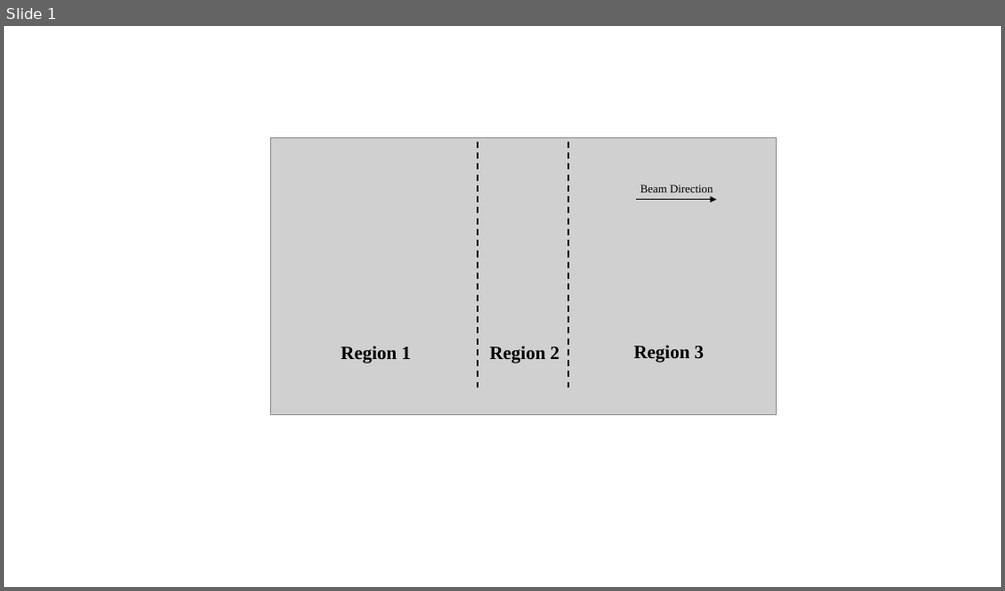
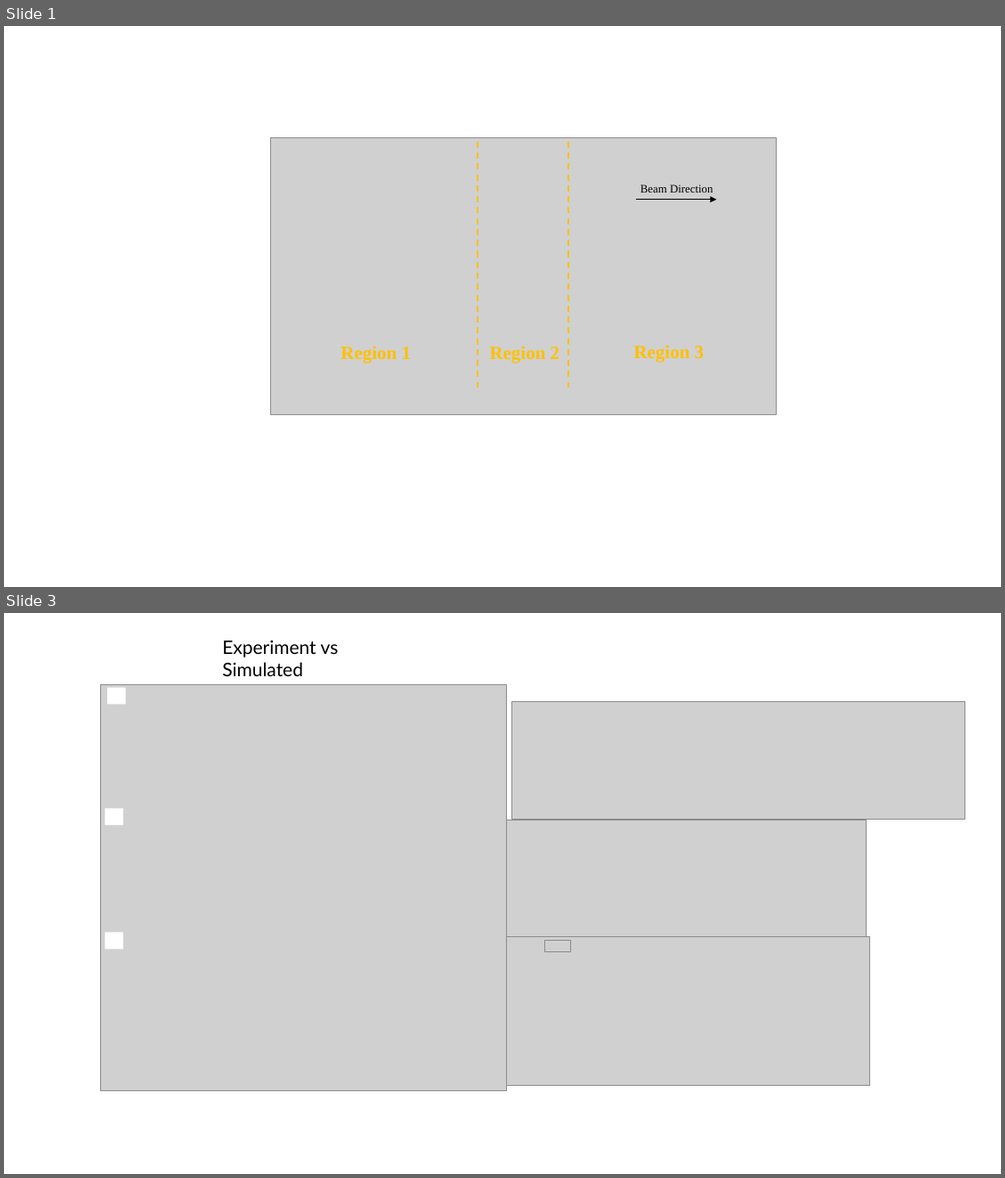
Before and after one commit to RobertXii/BaF-Error-Signal-Simulation, a slide deck: Figures/Final/Figure Edits.pptx. Shown one above the other, each under a label of ours: slide 1 before the commit, slides 1 and 3 after it; the slides between them are not shown. The pictures are 1005x591 and 1005x1178 pixels, drawn with LibreOffice and Linux fonts; fonts in the diff are those of the drawing; grey boxes stand for pictures. Boxes give left, top, right and bottom in pixels: in the first picture for what was removed or moved away, otherwise in the second. Text is boxed around its words. In the diff, an @@ line names an element or a change of style, - is before the commit and + after.

```diff
--- a/Figures/Final/Figure Edits.pptx
+++ b/Figures/Final/Figure Edits.pptx
@@ slide 3 added at [4, 613, 1001, 1174], background #FFFFFF @@
@@ text added at [222, 640, 339, 676], 18 pt, text #000000 @@
+Experiment vs Simulated
@@ group added at [100, 685, 507, 1091]: 3 rectangles, 1 picture @@
@@ group added at [503, 701, 965, 1086]: 4 pictures @@
@@ slide 1 changed as well @@
@@ line (477, 142) - (477, 388): stroke #000000 1.5 pt dashed to #FFC000 1.5 pt dashed @@
@@ line (568, 142) - (568, 388): stroke #000000 1.5 pt dashed to #FFC000 1.5 pt dashed @@
@@ text colour #000000 to #FFC000 in 3 elements at [340, 346, 411, 363], [490, 346, 559, 363], [634, 345, 704, 362] @@
```
Also in this commit, not shown: 5 other slides added, 6 slides removed, 9 other files.
